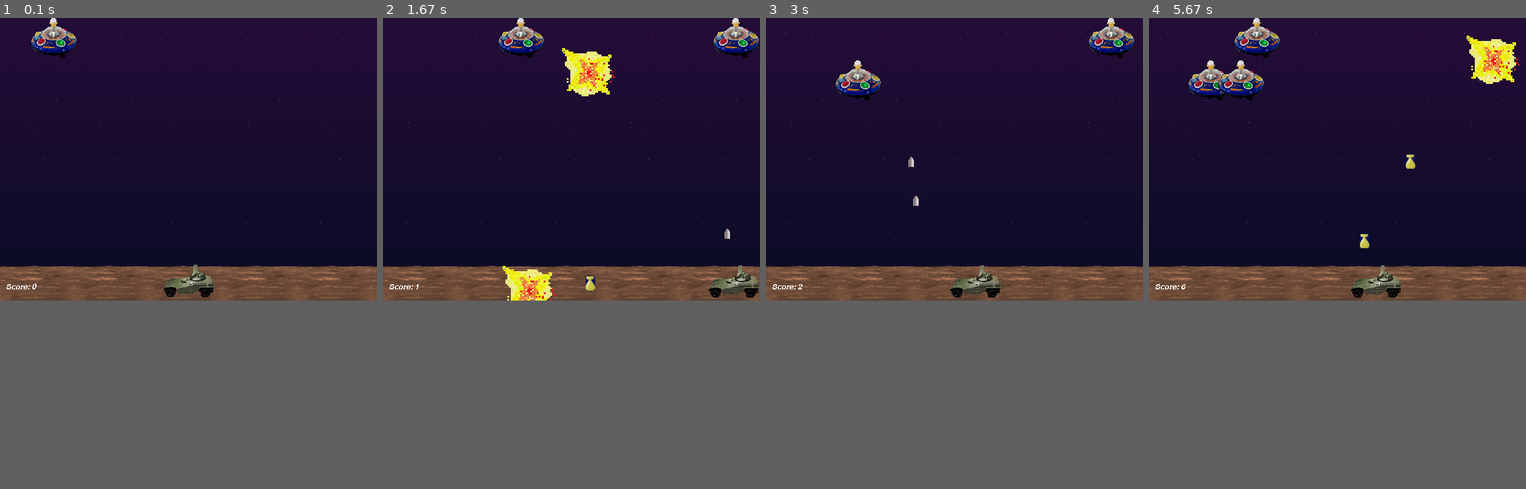
Above: before the commit, frames 1-4 (left to right).
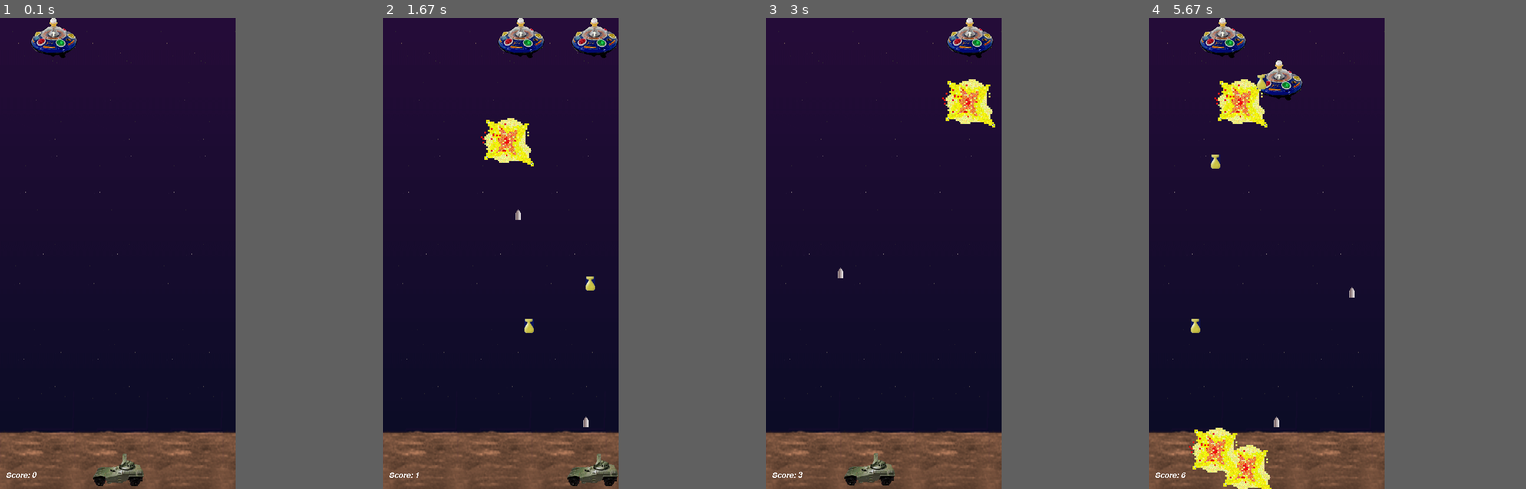
Above: after the commit, the same moments.

Repository: ripytide/ks3-project
Game: pygame game, started from lesson1c/aliens.py
Two runs of this game, one before a commit and one after it. Both use one fixed random seed, a clock stepped at 60 frames per second and the inputs below.
Inputs:
- Up to frame 1 (0.1 s): no input
- Up to frame 2 (1.67 s): tap Space at 0.33, 0.73, 1.03, 1.23, 1.53 s; hold Right 0.67-1.13 s; tap F at 0.82 s; hold Right 1.17-1.63 s
- Up to frame 3 (3 s): hold Left 1.67-2.2 s; tap Space at 1.73, 2.03, 2.3, 2.6, 2.73 s; hold Left 2.23-2.63 s; tap F at 2.38 s; hold Right from 2.67 s (still down)
- Up to frame 4 (5.67 s): tap Space at 3.03, 3.4, 3.7, 3.9, 4.2, 4.4, 4.7, 4.9, 5.2 s; release Right at 3.3 s; hold Left 3.33-3.8 s; hold Right 3.83-4.3 s; tap F at 3.98 s; hold Right 4.33-4.8 s; hold Left 4.83-5.37 s
In our replay, the window is 640x480 before the commit and 400x800 after it. These sizes can differ from the game's own. Grey fills any space a smaller window leaves; there, only what the larger window draws over its background counts as a difference.

The runs differ from the first frame. In frame 1, 15% of the frame differs, in the area x 0-100%, y 1-100%; in frame 2, 18%; in frame 3, 18%; in frame 4, 20%, in the area x 0-100%, y 0-100%.

Commit message:
tidied up lessons 1b and 1c

Diff:
--- a/lesson1c/aliens.py
+++ b/lesson1c/aliens.py
@@ -22,7 +22,7 @@
 ALIEN_ODDS = 22  # chances a new alien appears
 BOMB_ODDS = 60  # chances a new bomb will drop
 ALIEN_RELOAD = 12  # frames between new aliens
-SCREENRECT = pygame.Rect(0, 0, 640, 480)
+SCREENRECT = pygame.Rect(0, 0, 400, 800)
 SCORE = 0
 
 main_dir = os.path.split(os.path.abspath(__file__))[0]
@@ -39,6 +39,7 @@
     def __init__(self):
         Sprite.__init__(self, self.containers)
         self.image = pygame.image.load("data/player1.gif")
+        self.image = pygame.transform.scale(self.image, (90, 61))
         self.rect = self.image.get_rect()
         self.rect.midbottom = SCREENRECT.midbottom
         self.reloading = 0
@@ -66,6 +67,7 @@
     def __init__(self):
         Sprite.__init__(self, self.containers)
         self.image = pygame.image.load("data/alien1.gif")
+        self.image = pygame.transform.scale(self.image, (80, 71))
         self.rect = self.image.get_rect()
         self.facing = random.choice((-1, 1)) * Alien.speed
         if self.facing < 0:
@@ -117,6 +119,7 @@
     def __init__(self, pos):
         Sprite.__init__(self, self.containers)
         self.image = pygame.image.load("data/shot.gif")
+        self.image = pygame.transform.scale(self.image, (9, 18))
         self.rect = self.image.get_rect(midbottom=pos)
 
     def update(self):
@@ -138,6 +141,7 @@
     def __init__(self, alien):
         Sprite.__init__(self, self.containers)
         self.image = pygame.image.load("data/bomb.gif")
+        self.image = pygame.transform.scale(self.image, (16, 24))
         self.rect = self.image.get_rect()
         self.rect.midbottom = alien.rect.move(0, 5).midbottom
 
@@ -199,8 +203,8 @@
     Explosion.images = [img, pygame.transform.flip(img, 1, 1)]
 
     # decorate the game window
-    pygame.display.set_caption("Pygame Aliens")
-    icon = pygame.image.load("data/alien1.gif")
+    pygame.display.set_caption("alien gerbils")
+    icon = pygame.image.load("data/unicorn.png")
     icon = pygame.transform.scale(icon, (32, 32))
     pygame.display.set_icon(icon)
     pygame.mouse.set_visible(0)
Binary file added: lesson1c/data/gerbil.jpeg
Binary file added: lesson1c/images/0_console.png
Binary file added: lesson1c/images/0_errors.png
Binary file added: lesson1c/images/0_execution_order.png
Binary file added: lesson1c/images/0_pycharm.png
Binary file added: lesson1c/images/0_search.png
Not shown, changed: .DS_Store
Not shown, changed: Lesson1b/slides/0-slide.md
Not shown, changed: lesson1c/.DS_Store
Not shown, changed: lesson1c/slides/0-slide.md
